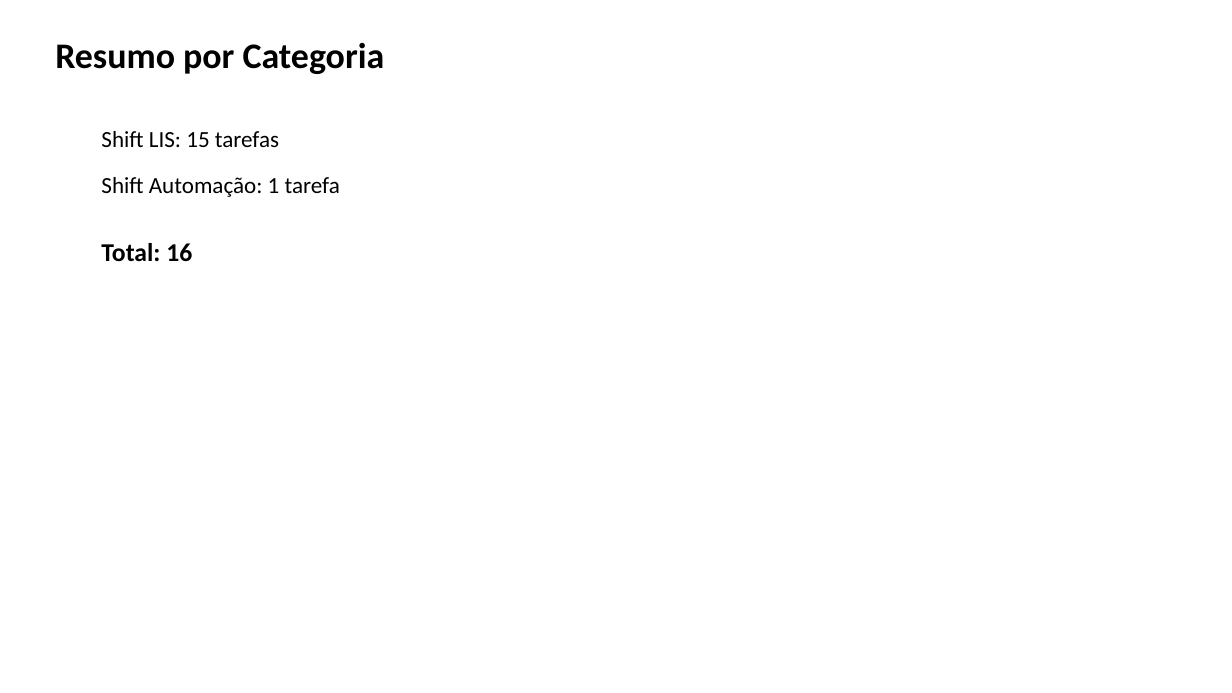
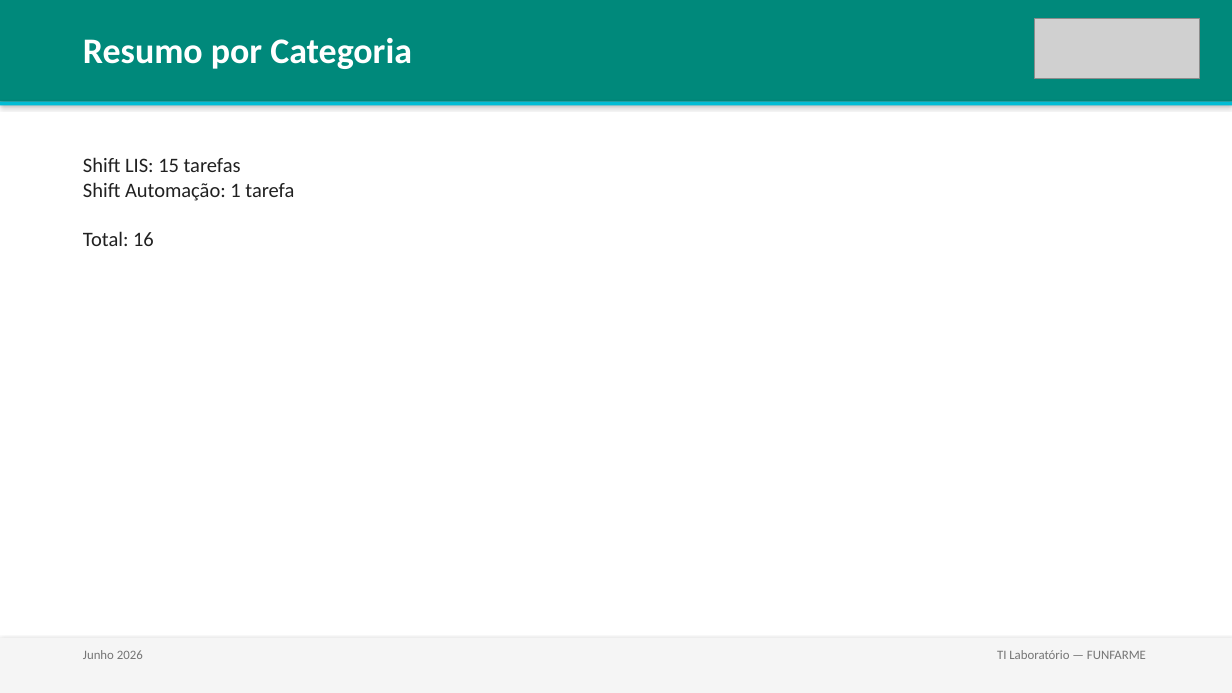
Before and after one commit to lab-central-hb/funfarme-kb, a slide deck: slide 2 of reports/2026-06_resumo-mensal.pptx. Drawn at 1232x693 pixels with LibreOffice and Linux fonts; fonts in the diff are those of the drawing; grey boxes stand for pictures. Boxes give left, top, right and bottom in pixels: in the first picture for what was removed or moved away, otherwise in the second. Text is boxed around its words. In the diff, an @@ line names an element or a change of style, - is before the commit and + after.

```diff
--- a/reports/2026-06_resumo-mensal.pptx
+++ b/reports/2026-06_resumo-mensal.pptx
@@ rectangle added at <box>0,0,1232,102</box>, fill #00897B @@
@@ text "Resumo por Categoria": place and size @@
-text "Resumo por Categoria" at <box>55,43,385,74</box>
+text "Resumo por Categoria" at <box>83,38,412,69</box>
@@ text "Resumo por Categoria" at <box>83,38,412,69</box>: text colour #000000 to #FFFFFF @@
@@ picture added at <box>1035,18,1200,79</box> @@
@@ rectangle added at <box>0,102,1232,105</box>, fill #00BCD4 @@
@@ text removed at <box>101,131,279,147</box> @@
-Shift LIS: 15 tarefas
@@ text at <box>83,157,294,246</box>: text changed; size 18 to 16 pt; text colour #000000 to #212121 @@
-Shift Automação: 1 tarefa
+Shift LIS: 15 tarefas
+Shift Automação: 1 tarefa
+Total: 16
@@ text removed at <box>101,243,192,262</box> @@
-Total: 16
@@ rectangle added at <box>0,638,1232,693</box>, fill #F5F5F5 @@
@@ text added at <box>83,650,143,659</box>, 10 pt, text #757575 @@
+Junho 2026
@@ text added at <box>997,650,1146,659</box>, 10 pt, text #757575 @@
+TI Laboratório — FUNFARME
```
Also in this commit, not shown: 4 other slides changed, 2 slides added, 7 other files.
